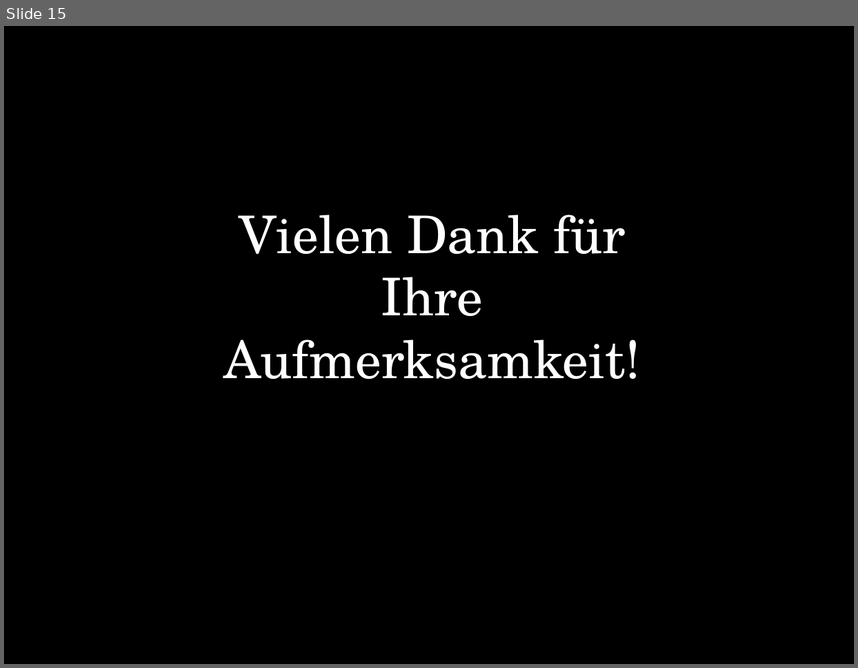
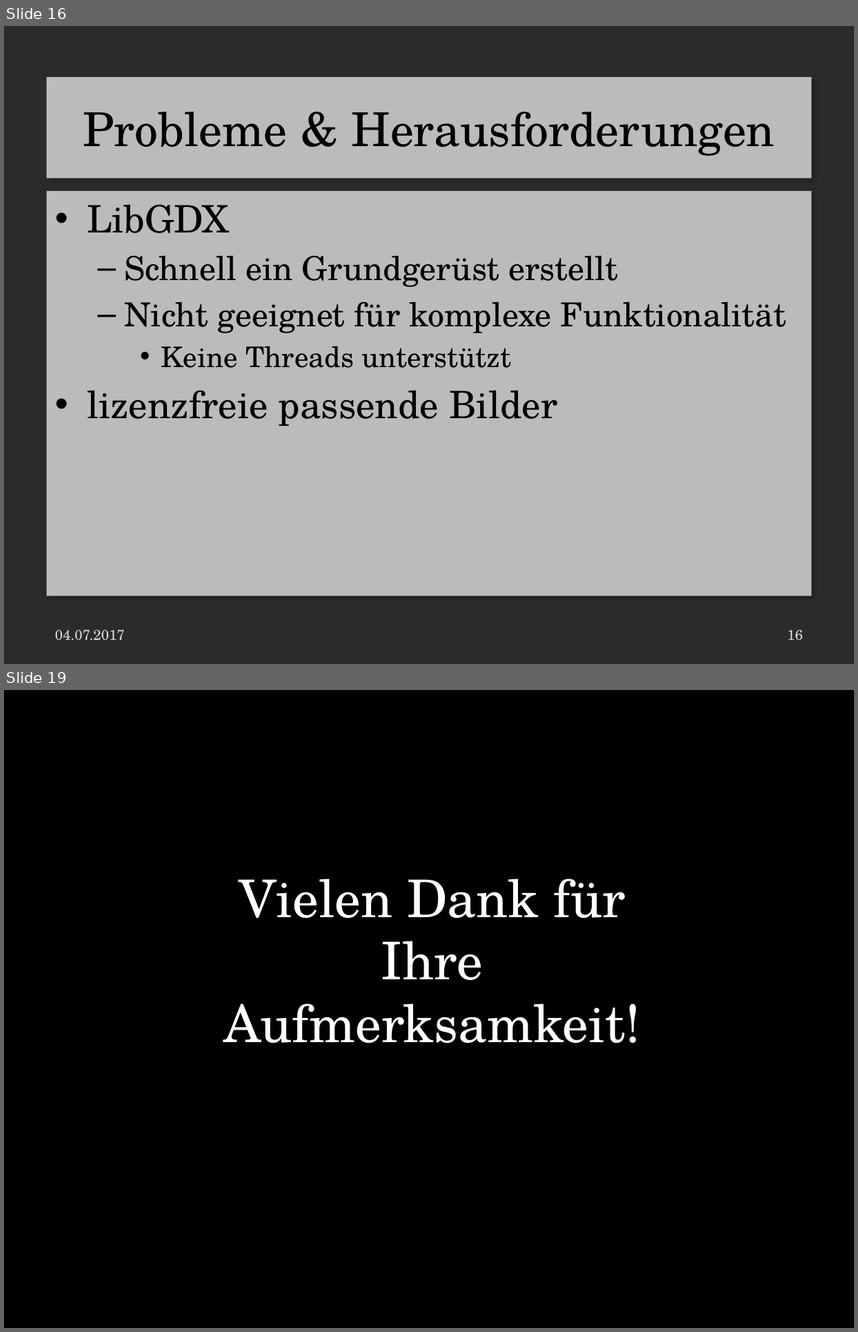
Before and after one commit to LaurenzGebauer/ElementTD, a slide deck: svn/JG16S17P06/trunk/Documentation/ProjectDocumentation/Presentation.pptx. Shown one above the other, each under a label of ours: slide 15 before the commit, slides 16 and 19 after it; the slides between them are not shown. The pictures are 858x668 and 858x1332 pixels, drawn with LibreOffice and Linux fonts; fonts in the diff are those of the drawing; background and template pictures are left out; a plain dark background stands for a picture behind light text. Boxes give left, top, right and bottom in pixels: in the first picture for what was removed or moved away, otherwise in the second. Text is boxed around its words. In the diff, an @@ line names an element or a change of style, - is before the commit and + after.

```diff
--- a/svn/JG16S17P06/trunk/Documentation/ProjectDocumentation/Presentation.pptx
+++ b/svn/JG16S17P06/trunk/Documentation/ProjectDocumentation/Presentation.pptx
@@ slide 16 added at <box>4,26,854,664</box>, background picture (left out) @@
@@ title added at <box>47,77,811,178</box>, fill #FFFFFF at 70% opacity, 39.6 pt, text #000000 @@
+Probleme & Herausforderungen
@@ text added at <box>47,191,811,595</box>, fill #FFFFFF at 70% opacity, 28 pt, text #000000 @@
+• LibGDX
+  – Schnell ein Grundgerüst erstellt
+  – Nicht geeignet für komplexe Funktionalität
+    • Keine Threads unterstützt
+• lizenzfreie passende Bilder
@@ text added at <box>55,629,125,640</box>, 12 pt, text #D9D9D9 @@
+04.07.2017
@@ page number added at <box>787,629,803,640</box>, 12 pt, text #D9D9D9 @@
+16
@@ what was slide 15 is now slide 19 @@
```
Also in this commit, not shown: 13 slides changed, 3 other slides added, 4 other files.
